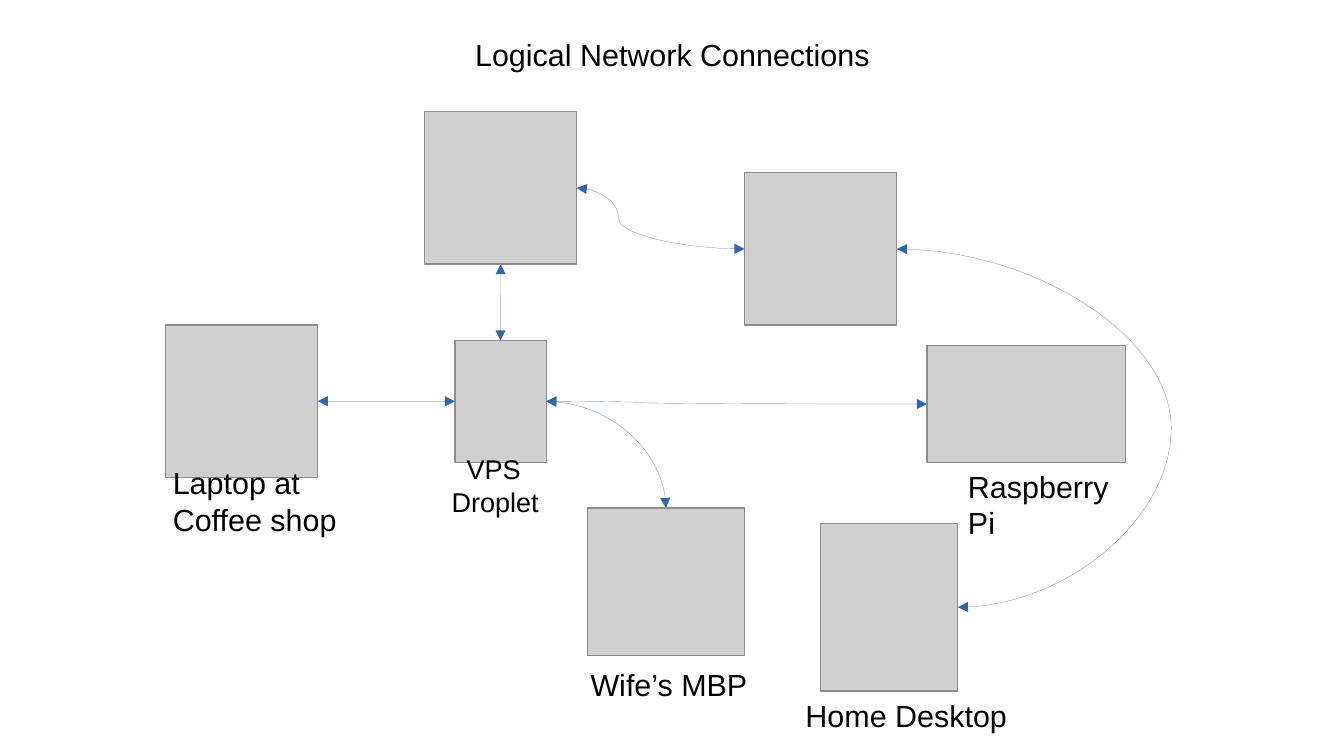
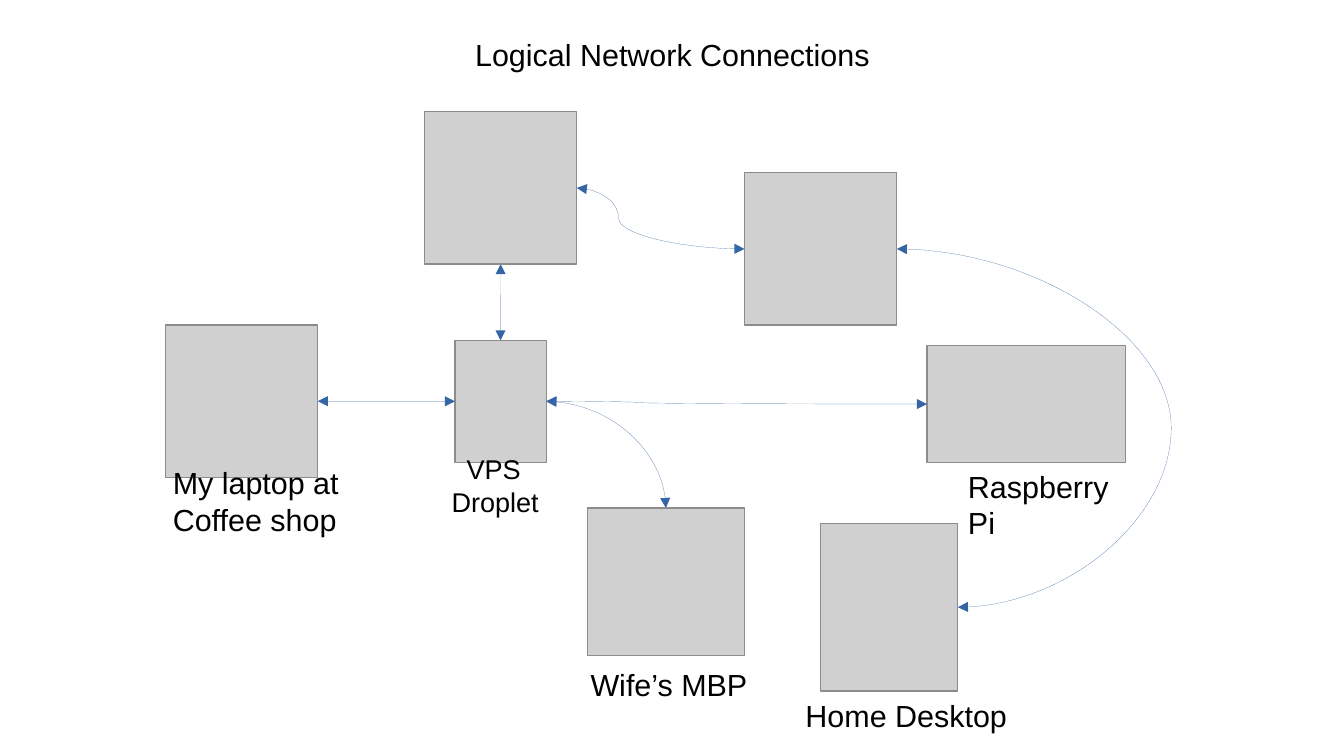
Before and after one commit to qbarnes/cucug_presentations, a slide deck: slide 7 of WireGuard-20220217/cucug-wireguard.odp. Drawn at 1344x756 pixels with LibreOffice and Linux fonts; fonts in the diff are those of the drawing; grey boxes stand for pictures. Boxes give left, top, right and bottom in pixels: in the first picture for what was removed or moved away, otherwise in the second. Text is boxed around its words. In the diff, an @@ line names an element or a change of style, - is before the commit and + after.

```diff
--- a/WireGuard-20220217/cucug-wireguard.odp
+++ b/WireGuard-20220217/cucug-wireguard.odp
@@ text at (x1=173, y1=470, x2=338, y2=500): text changed @@
-Laptop at
+My laptop at
```
Also in this commit, not shown: 3 other slides changed, 1 other file.
